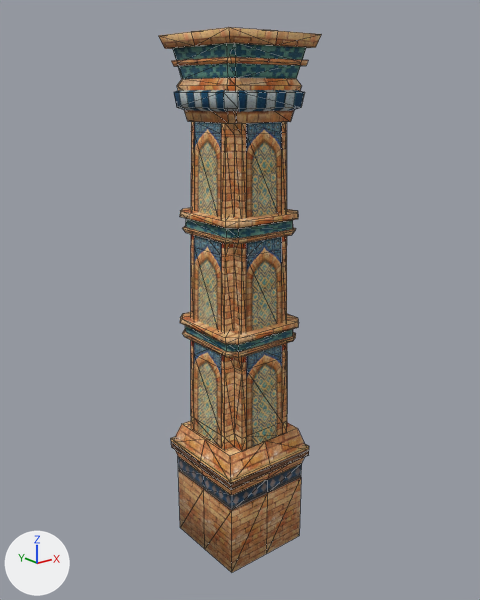
One commit to the glTF model Project/area/stage/1 sand oasis/data/environment/object/model/pillar/SquarePillarMid.gltf: the scene before it, then after it.
Rendered twice from a 50 mm camera at (-7.66, -9.6, 4.09) aimed at (0.06, 0.04, 0.23). The lights are fixed; the arrows at lower left show +X, +Y and +Z. Mesh edges are drawn as thin lines. Vertices at the same position are counted once.

In view in the first picture: 'SquarePillarMidMesh'.
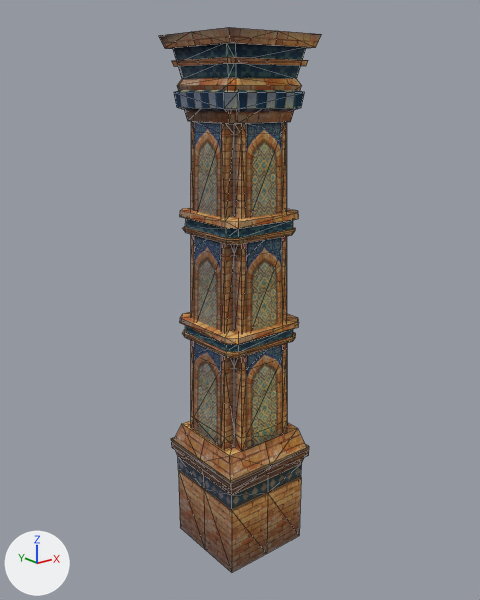
Where the change shows, as pixel boxes [x1, y1, x2, y2] in the pictures (480 x 600 px):
'SquarePillarMidMesh', recoloured, surface changed
    both: [159, 27, 321, 572]

The change, as a list of edits to the scene's bpy script:
```text
Change mat_pillar_2:
    add n3 = _N.new('ShaderNodeMix'); n3.name = 'Mix'
    add n3.data_type = 'RGBA'
    add n3.blend_type = 'MULTIPLY'
    add n3.inputs[0].default_value = 1.0  # 'Factor'
    add n4 = _N.new('ShaderNodeVertexColor'); n4.name = 'Color Attribute'
    where n2 = _N.new('ShaderNodeTexImage'); n2.name = 'Image Texture'
    where n0 = _N.new('ShaderNodeBsdfPrincipled'); n0.name = 'Principled BSDF'
    remove _L.new(n2.outputs[0], n0.inputs[0])  # 'Color' to 'Base Color'
    add _L.new(n3.outputs[2], n0.inputs[0])  # 'Result' to 'Base Color'
    add _L.new(n4.outputs[0], n3.inputs[7])  # 'Color' to 'B'
    add _L.new(n2.outputs[0], n3.inputs[6])  # 'Color' to 'A'
Change mat_pillar_1:
    add n3 = _N.new('ShaderNodeMix'); n3.name = 'Mix'
    add n3.data_type = 'RGBA'
    add n3.blend_type = 'MULTIPLY'
    add n3.inputs[0].default_value = 1.0  # 'Factor'
    add n4 = _N.new('ShaderNodeVertexColor'); n4.name = 'Color Attribute'
    where n2 = _N.new('ShaderNodeTexImage'); n2.name = 'Image Texture'
    where n0 = _N.new('ShaderNodeBsdfPrincipled'); n0.name = 'Principled BSDF'
    remove _L.new(n2.outputs[0], n0.inputs[0])  # 'Color' to 'Base Color'
    add _L.new(n3.outputs[2], n0.inputs[0])  # 'Result' to 'Base Color'
    add _L.new(n4.outputs[0], n3.inputs[7])  # 'Color' to 'B'
    add _L.new(n2.outputs[0], n3.inputs[6])  # 'Color' to 'A'
Change me_squarepillarmidmesh:
    where me_squarepillarmidmesh.from_pydata(...)  # 396 vertices, 714 faces; spans x -1.02..1.02, y -1.02..1.02, z -5.0..5.02
    used by ob_squarepillarmidmesh; location = (0.0, 0.0, 0.0)
    me_squarepillarmidmesh part 1: the surface is now shaded flat
```
